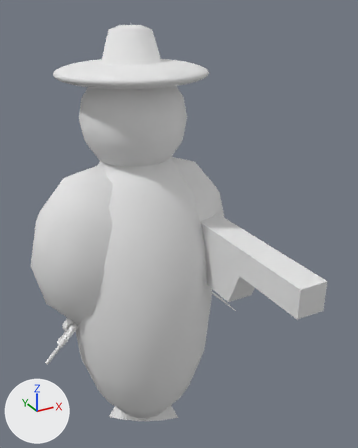
The COLLADA model objects3d/operative_investigator.DAE: old version first, new version second.
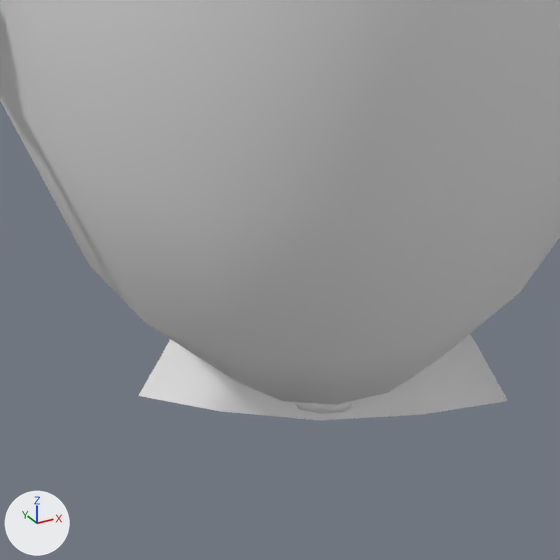
Each version appears first whole from a 50 mm lens placed at (-19.4, -44.3, 45.8), pointed at (2.3, -4.8, 26.0), and next in a close-up on the part from 23% to 53% of the width and 76% to 100% of the height. The axes (+X, +Y, +Z) are drawn at lower left. The lights are the same throughout. Where no turn or scale is listed for an object, it has been applied to the vertices.

Objects in the first close-up: 'Icon', 'SoftRobot004', 'SoftRobot006', 'SoftRobot2'.
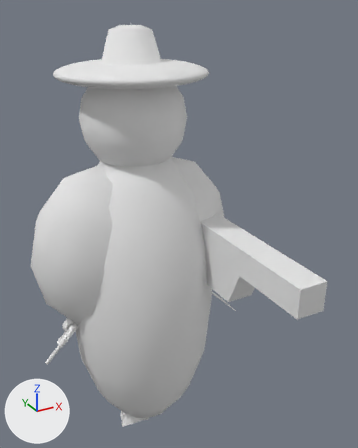
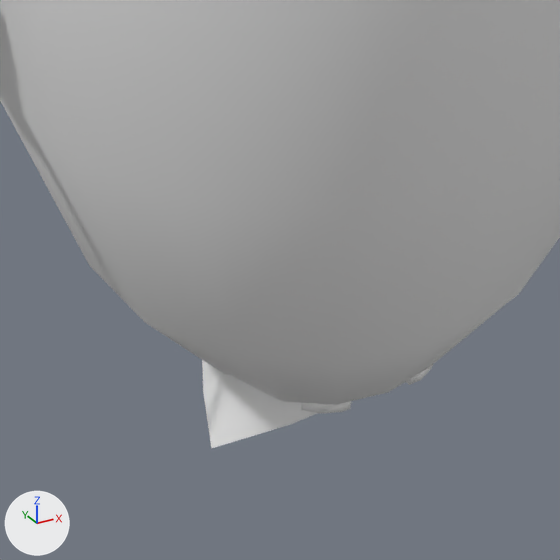
Location of each change, [x1, y1, x2, y2] in pixels of the close-ups (560 x 560 px):
```json
{"object": "SoftRobot006", "change": "moved, turned", "before": [138, 336, 505, 420], "after": [202, 294, 519, 449]}
{"object": "SoftRobot004", "change": "moved, turned", "before": [469, 334, 507, 401], "on screen": "not visible afterwards"}
{"object": "SoftRobot2", "change": "moved, turned", "before": [468, 335, 505, 401], "on screen": "not visible afterwards"}
```

The change, as JSON lines over the scene's bpy script:
```json
{"op": "set", "path": "ob_softrobot004.location", "old": "(0.13, -0.03, -0.02)", "new": "(0.05, 0.61, -0.01)"}
{"op": "set", "path": "ob_softrobot004.rotation_euler", "old": "(-1.571, 0.0, 0.0)", "new": "(-1.571, 0.0, 0.628)", "note": "degrees (-90, 0, 0) -> degrees (-90, 0, 36)"}
{"op": "set", "path": "ob_softrobot2.location", "old": "(0.08, -0.03, -0.02)", "new": "(0.01, 0.58, -0.01)"}
{"op": "set", "path": "ob_softrobot2.rotation_euler", "old": "(-1.571, 0.0, 0.0)", "new": "(-1.571, 0.0, 0.628)", "note": "degrees (-90, 0, 0) -> degrees (-90, 0, 36)"}
{"op": "set", "path": "ob_softrobot006.location", "old": "(0.05, -0.03, -0.02)", "new": "(-0.01, 0.56, -0.01)"}
{"op": "set", "path": "ob_softrobot006.rotation_euler", "old": "(-1.571, 0.0, 0.0)", "new": "(-1.571, 0.0, 0.628)", "note": "degrees (-90, 0, 0) -> degrees (-90, 0, 36)"}
```
